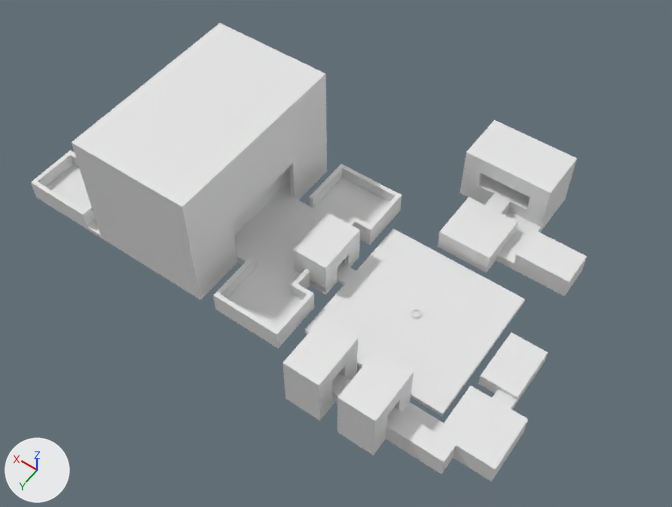
Before and after pictures for a commit that changed the FBX model AudioLinkUnityProject/Assets/AudioLinkSandbox/Models/Ground.fbx.
Camera for both pictures: a 50 mm lens placed at (-48.4, 95.4, 155.0), pointed at (17.7, 2.9, 9.7). The lights are fixed; the arrows at lower left show +X, +Y and +Z. Where no turn or scale is listed for an object, it has been applied to the vertices. Vertices at the same position are counted once.

In view in the first picture: 'BuildingsMesh', 'Buildings_GallerySignLitMesh', 'Buildings_StageSignLitMesh', 'CenterStageMesh', 'GalleryInsideMesh'.
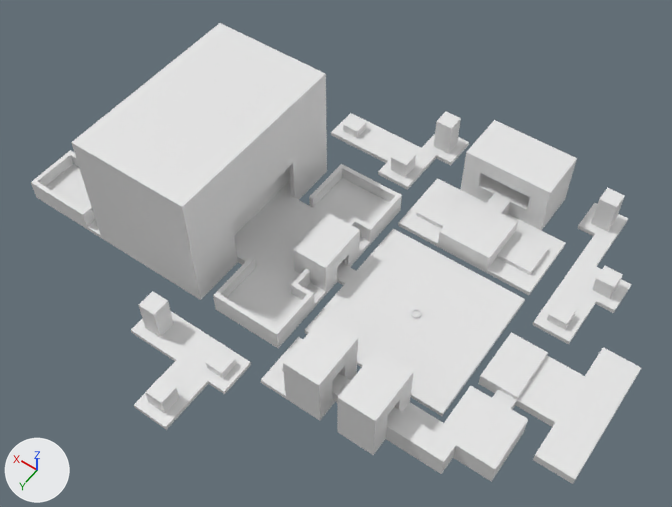
The edits, one by one:
me_mesh_001 is used by ob_buildings_stagesignlitmesh; location (0.0, 0.0, 0.0).
me_mesh_001 had 131 vertices, 180 faces and spanned x -22.0..10.0, y -46.0..-18.0, z -1.0..12.0.
me_mesh_001 now has 30 vertices, 30 faces and spans x -10.0..10.0, y -34.0, z 0.0..12.0.
Part 1, on me_mesh_001:
71 vertices are removed from x -22.0..9.0, y -46.0..-18.0, z -1.0..4.0.
108 faces are deleted.
2 vertices move from x 6.0..10.0, y -34.0, z -1.0 to x 6.0..10.0, y -34.0, z 0.0.
4 vertices are added at (-10.0, -34.0, 0.0), (2.0, -34.0, 0.0), (-2.0, -34.0, 0.0), (-6.0, -34.0, 0.0).
6 new faces join them.
me_mesh_003 is used by ob_buildingsmesh; location (0.0, 0.0, 0.0).
me_mesh_003 had 1028 vertices, 1954 faces and spanned x -30.0..86.0, y -46.0..30.0, z -1.0..28.0.
me_mesh_003 now has 1693 vertices, 3352 faces and spans x -42.0..86.0, y -48.0..48.0, z -1.0..28.0.
me_mesh_003 part 2: a new loose piece of 164 vertices spanning x 16.0..44.0, y -48.0..-28.0, z -1.0..8.0.
me_mesh_003 part 3: a new loose piece of 144 vertices spanning x 20.0..44.0, y 28.0..48.0, z -1.0..8.0.
me_mesh_003 part 4: 1 vertex moved from x -22.0, y -26.0, z 1.0 to x -20.0, y -30.0, z -1.0; 7 vertices removed from x -22.0..-10.0, y -30.0..-22.0, z -1.0..4.0; 364 vertices added at x -42.0..16.0, y -48.0..30.0, z -1.0..12.0.

Pixel boxes [x1, y1, x2, y2] of what changed, in the pictures (672 x 507 px):
'BuildingsMesh', reshaped (10% wider)
    before: [31, 23, 587, 482]
    after: [31, 23, 641, 484]
'Buildings_StageSignLitMesh', reshaped (39% narrower, 52% shorter)
    before: [440, 120, 587, 282]
    after: [460, 152, 550, 230]
part 1 of me_mesh_001, cut back
    before: [440, 174, 587, 282]
    after: [476, 195, 541, 230]
part 2 of me_mesh_003, added
    after: [331, 112, 469, 190]
part 3 of me_mesh_003, added
    after: [131, 291, 251, 430]
part 4 of me_mesh_003, built on
    before: [513, 255, 587, 296]
    after: [261, 120, 641, 484]
